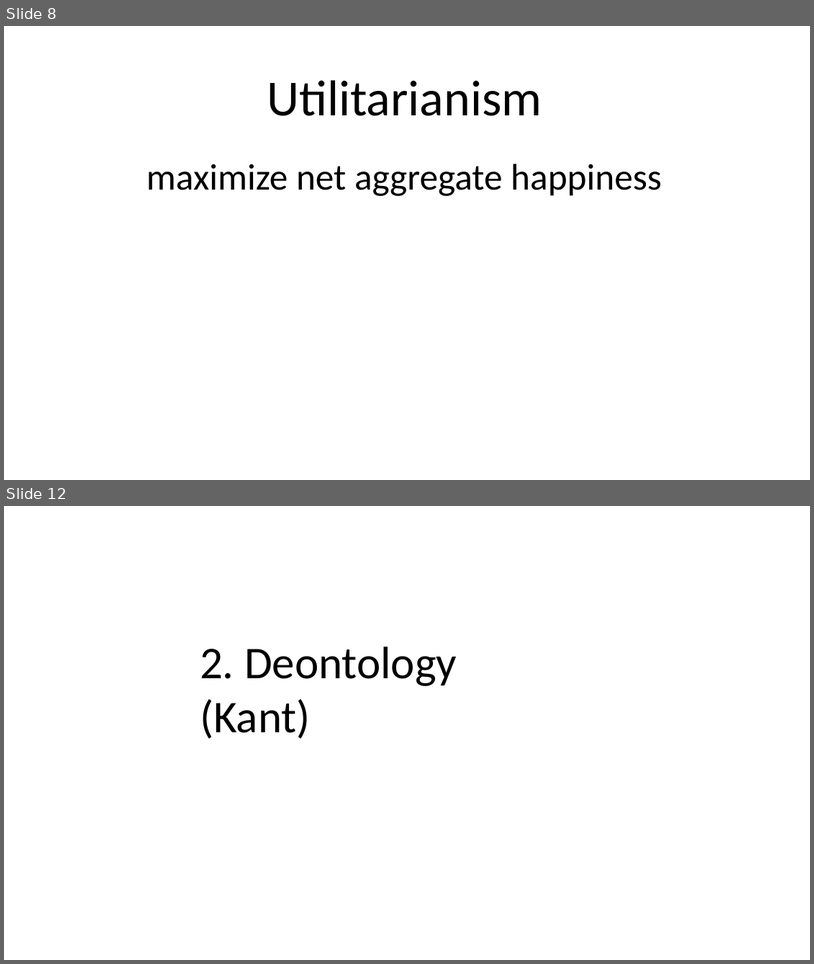
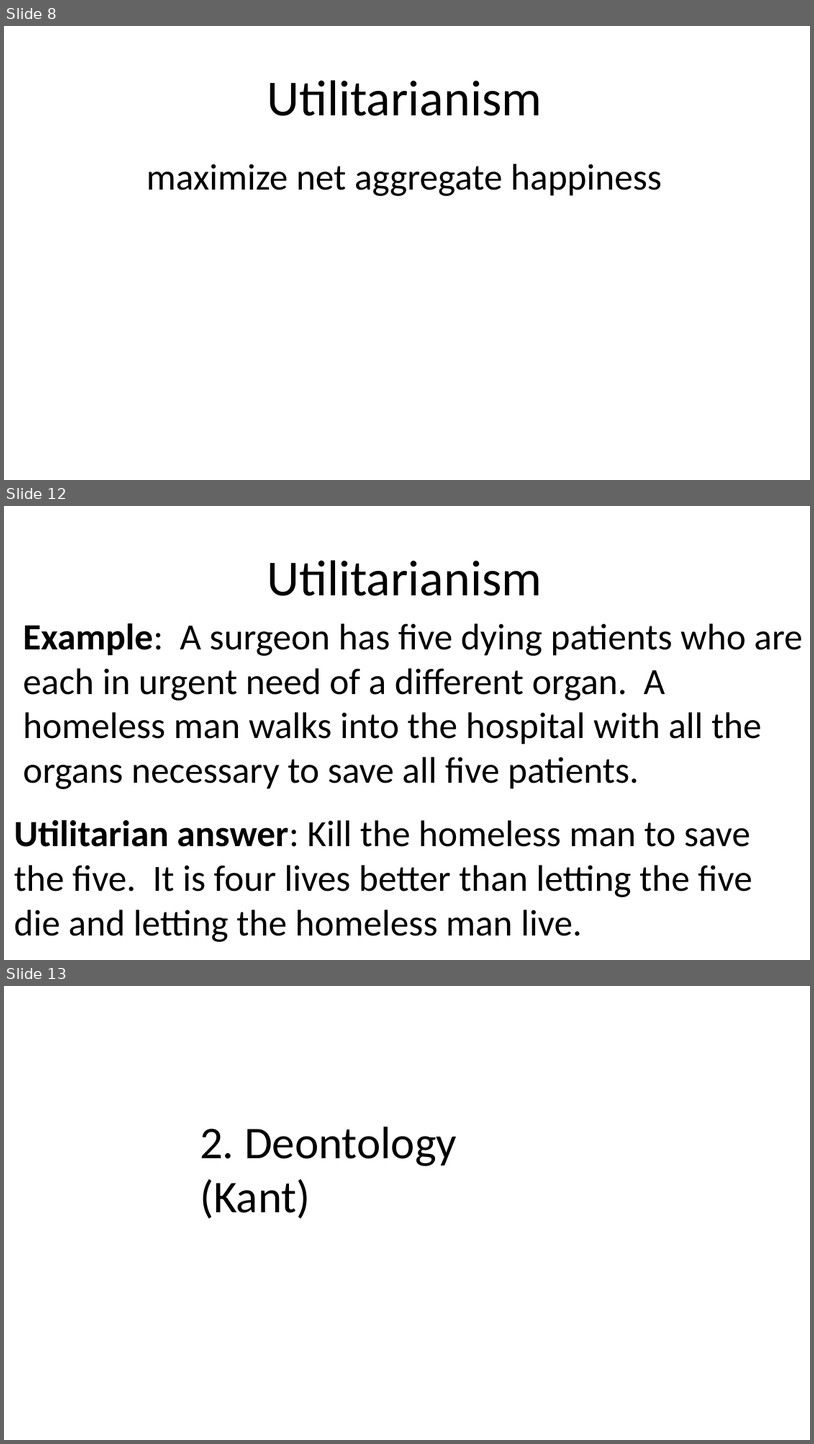
Before and after one commit to winkelmantanner/winkelmantanner.github.io, a slide deck: Presentation1.pptx. Shown one above the other, each under a label of ours: slides 8 and 12 before the commit, slides 8, 12 and 13 after it; the slides between them are not shown. The pictures are 814x964 and 814x1444 pixels, drawn with LibreOffice and Linux fonts; fonts in the diff are those of the drawing. Boxes give left, top, right and bottom in pixels: in the first picture for what was removed or moved away, otherwise in the second. Text is boxed around its words. In the diff, an @@ line names an element or a change of style, - is before the commit and + after.

```diff
--- a/Presentation1.pptx
+++ b/Presentation1.pptx
@@ slide 12 added at <box>4,506,810,960</box>, background #FFFFFF @@
@@ title added at <box>267,560,542,596</box>, 60 pt, text #000000 @@
+Utilitarianism
@@ text added at <box>23,623,802,789</box>, 44 pt, text #000000 @@
+Example: A surgeon has five dying patients who are each in urgent need of a different organ. A homeless man walks into the hospital with all the organs necessary to save all five patients.
@@ text added at <box>14,820,752,942</box>, 44 pt, text #000000 @@
+Utilitarian answer: Kill the homeless man to save the five. It is four lives better than letting the five die and letting the homeless man live.
@@ what was slide 12 is now slide 13 @@
```
Also in this commit, not shown: 3 slides changed, 4 other slides added.
